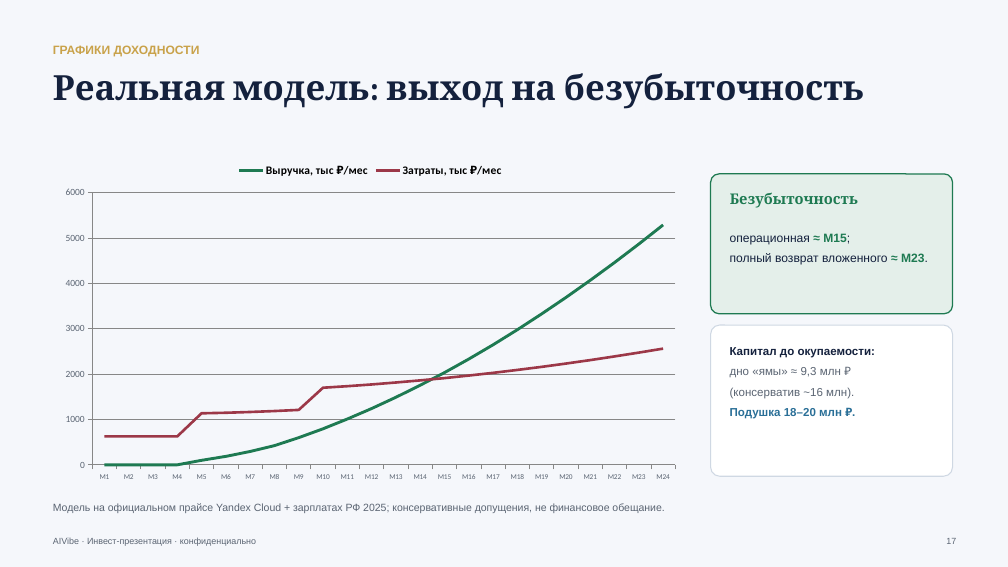
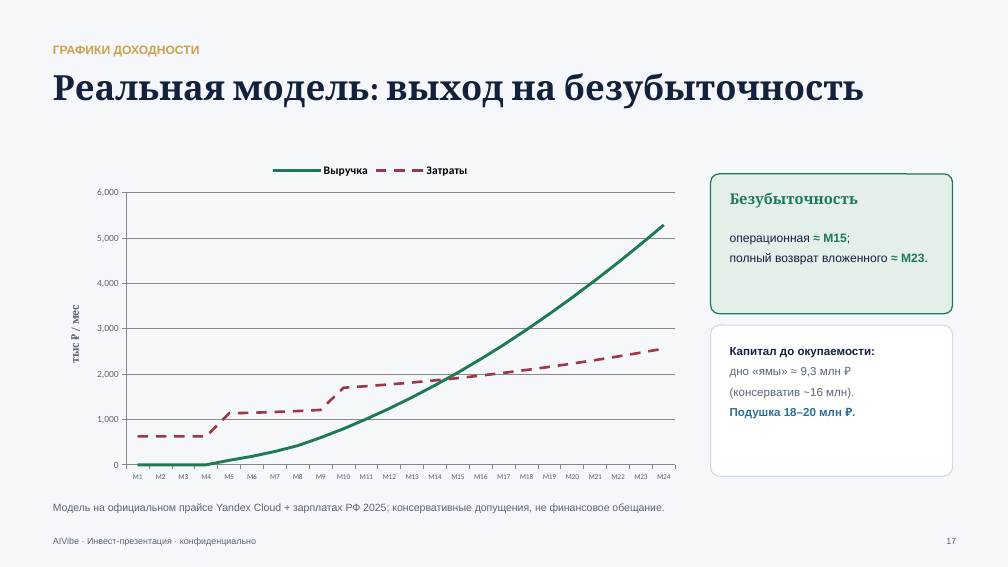
Before and after one commit to irosssss/AIVibe2026, a slide deck: slide 17 of docs/AIVibe_Investor_Deck_2026-06.pptx. Drawn at 1008x567 pixels with LibreOffice and Linux fonts; fonts in the diff are those of the drawing. Boxes give left, top, right and bottom in pixels: in the first picture for what was removed or moved away, otherwise in the second. Text is boxed around its words. In the diff, an @@ line names an element or a change of style, - is before the commit and + after.

```diff
--- a/docs/AIVibe_Investor_Deck_2026-06.pptx
+++ b/docs/AIVibe_Investor_Deck_2026-06.pptx
@@ line chart at (53, 155, 688, 488) @@
-Выручка, тыс ₽/мес: 0, 0, 0, 0, 100, 200, 300, 400, 600, 800, 1000, 1200, 1500, 1800, 2000, 2300, 2600, 3000, 3300, 3700, 4100, 4500, 4900, 5300
+Выручка: 0, 0, 0, 0, 100, 200, 300, 400, 600, 800, 1000, 1200, 1500, 1800, 2000, 2300, 2600, 3000, 3300, 3700, 4100, 4500, 4900, 5300
-Затраты, тыс ₽/мес: 600, 600, 600, 600, 1100, 1100, 1200, 1200, 1200, 1700, 1700, 1800, 1800, 1900, 1900, 2000, 2000, 2100, 2200, 2200, 2300, 2400, 2500, 2600
+Затраты: 600, 600, 600, 600, 1100, 1100, 1200, 1200, 1200, 1700, 1700, 1800, 1800, 1900, 1900, 2000, 2000, 2100, 2200, 2200, 2300, 2400, 2500, 2600
@@ value axis title "" to "тыс ₽ / мес" @@
@@ value axis changed @@
```
Also in this commit, not shown: 1 other slide changed, 2 other files.
